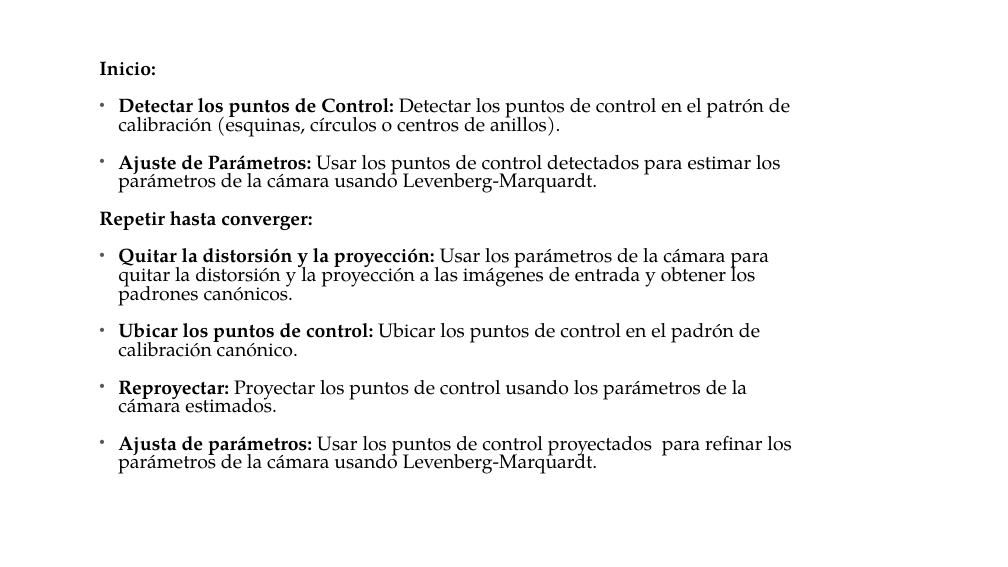
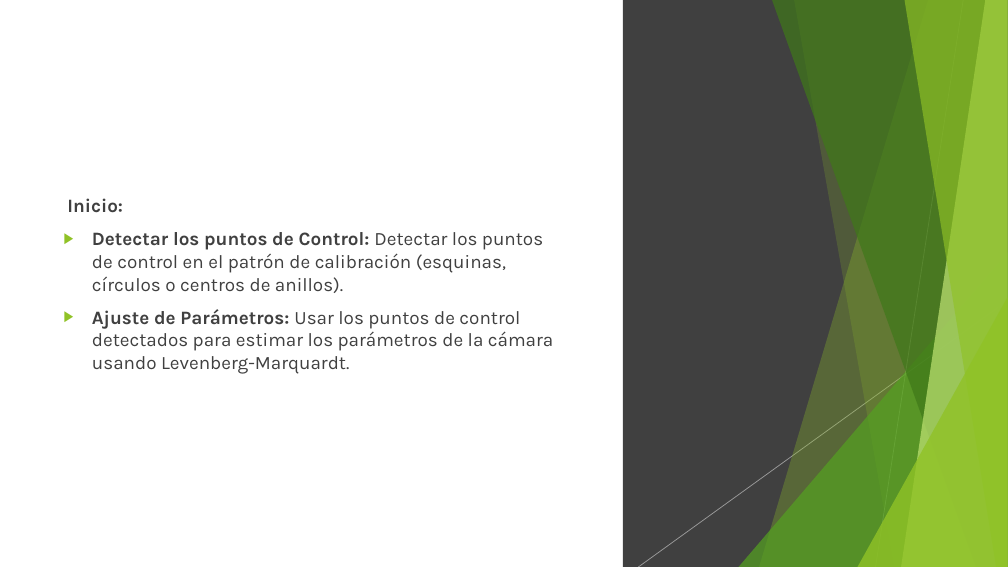
Before and after one commit to CameraCalibration/QtFrontoParallel, a slide deck: slide 3 of presentation.pptx. Drawn at 1008x567 pixels with LibreOffice and Linux fonts; fonts in the diff are those of the drawing; background and template pictures are left out. Boxes give left, top, right and bottom in pixels: in the first picture for what was removed or moved away, otherwise in the second. Text is boxed around its words. In the diff, an @@ line names an element or a change of style, - is before the commit and + after.

Commit message:
Presentation done.

```diff
--- a/presentation.pptx
+++ b/presentation.pptx
@@ rectangle added at (0,0,1008,567), fill #FFFFFF @@
@@ rectangle added at (623,0,1008,567), fill #404040 @@
@@ freeform shape added at (759,0,1008,567), fill #90C226 at 30% opacity @@
@@ freeform shape added at (772,0,1008,567), fill #3F7819 at 70% opacity @@
@@ freeform shape added at (794,0,1008,567), fill #90C226 at 20% opacity @@
@@ line added from (963, 0) to (876, 567), #BFBFBF 0.75 pt @@
@@ freeform shape added at (901,0,1008,567), fill #C0E474 at 70% opacity @@
@@ freeform shape added at (904,0,1008,567), fill #90C226 at 65% opacity @@
@@ text "Inicio:": place and size @@
-text "Inicio:" at (99,61,791,474)
+text "Inicio:" at (67,198,553,374)
@@ text "Inicio:" at (67,198,553,374): size 18.5 to 18 pt, font TeX Gyre Pagella to Karla, text colour #000000 to #404040; line spacing 0.8 to 1; less space between paragraphs; bullet • to ▶; bullet colour #595959 to #90C226; vertical alignment top to middle @@
@@ text at (99,211,791,474): paragraphs removed @@
-Repetir hasta converger:
-• Quitar la distorsión y la proyección: Usar los parámetros de la cámara para quitar la distorsión y la proyección a las imágenes de entrada y obtener los padrones canónicos.
-• Ubicar los puntos de control: Ubicar los puntos de control en el padrón de calibración canónico.
-• Reproyectar: Proyectar los puntos de control usando los parámetros de la cámara estimados.
-• Ajusta de parámetros: Usar los puntos de control proyectados para refinar los parámetros de la cámara usando Levenberg-Marquardt.
@@ triangle added at (739,252,1008,567), fill #54A021 at 72% opacity @@
@@ group added at (614,0,1008,567): 5 freeform shapes, 2 lines, 2 triangles @@
@@ triangle added at (858,297,1008,567), fill #90C226 at 80% opacity @@
@@ line added from (997, 308) to (638, 567), #BFBFBF 0.75 pt @@
```
Also in this commit, not shown: 2 other slides changed, 12 slides added, 1 slide removed, 1 other file.
